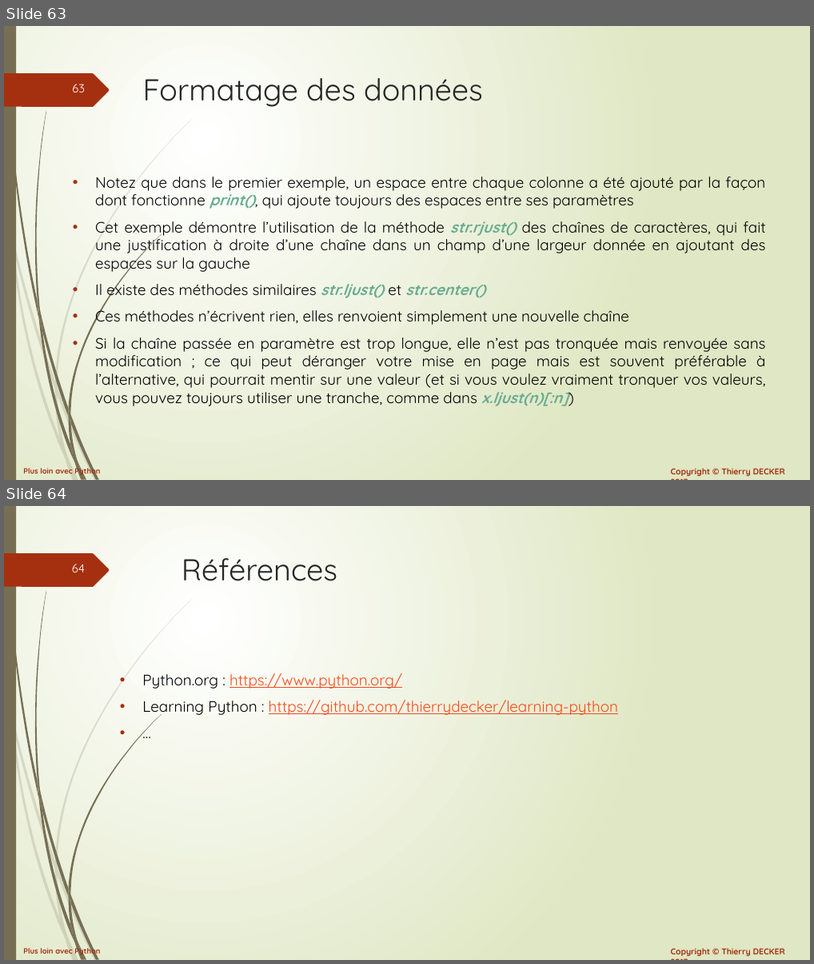
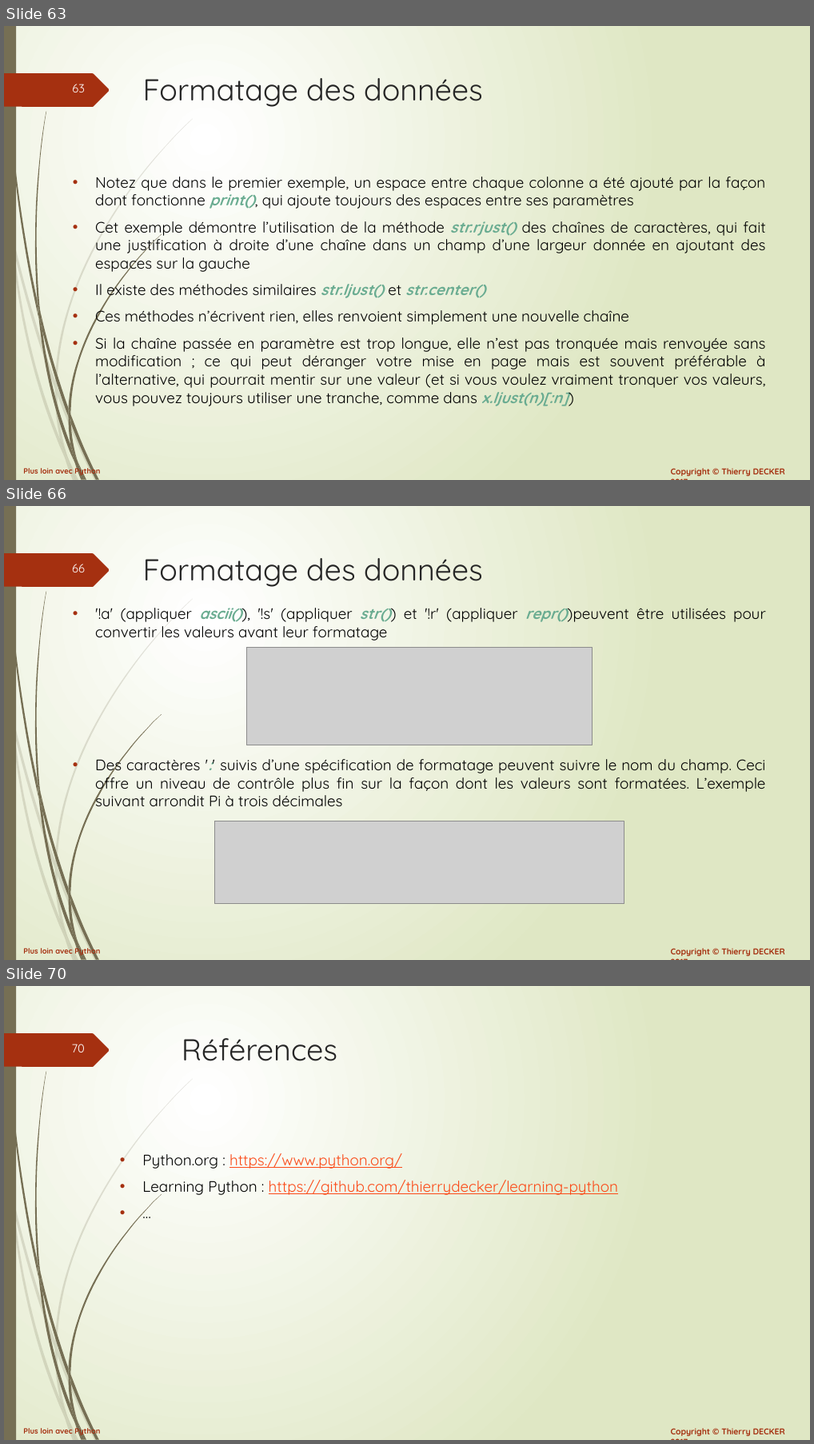
Before and after one commit to VikmanTheRacoon/learning-python, a slide deck: documentations/python-102.pptx. Shown one above the other, each under a label of ours: slides 63 and 64 before the commit, slides 63, 66 and 70 after it; the slides between them are not shown. The pictures are 814x964 and 814x1444 pixels, drawn with LibreOffice and Linux fonts; fonts in the diff are those of the drawing; grey boxes stand for pictures. Boxes give left, top, right and bottom in pixels: in the first picture for what was removed or moved away, otherwise in the second. Text is boxed around its words. In the diff, an @@ line names an element or a change of style, - is before the commit and + after.

```diff
--- a/documentations/python-102.pptx
+++ b/documentations/python-102.pptx
@@ slide 66 added at box(4, 506, 810, 960), background gradient #FFFFFF to #DFE8C4; not listed: 27 template elements that a slide beside it also shows @@
@@ title added at box(143, 558, 483, 587), 36 pt, text #262626 @@
+Formatage des données
@@ text added at box(95, 608, 766, 807), 18 pt, text #000000 @@
+• '!a' (appliquer ascii()), '!s' (appliquer str()) et '!r' (appliquer repr())peuvent être utilisées pour convertir les valeurs avant leur formatage
+• Des caractères ':' suivis d’une spécification de formatage peuvent suivre le nom du champ. Ceci offre un niveau de contrôle plus fin sur la façon dont les valeurs sont formatées. L’exemple suivant arrondit Pi à trois décimales
@@ picture added at box(246, 648, 593, 744) @@
@@ picture added at box(214, 820, 624, 903) @@
@@ what was slide 64 is now slide 70 @@
@@ page number at box(72, 1044, 85, 1052): text changed @@
-64
+70
```
Also in this commit, not shown: 5 other slides added, 1 other file.
